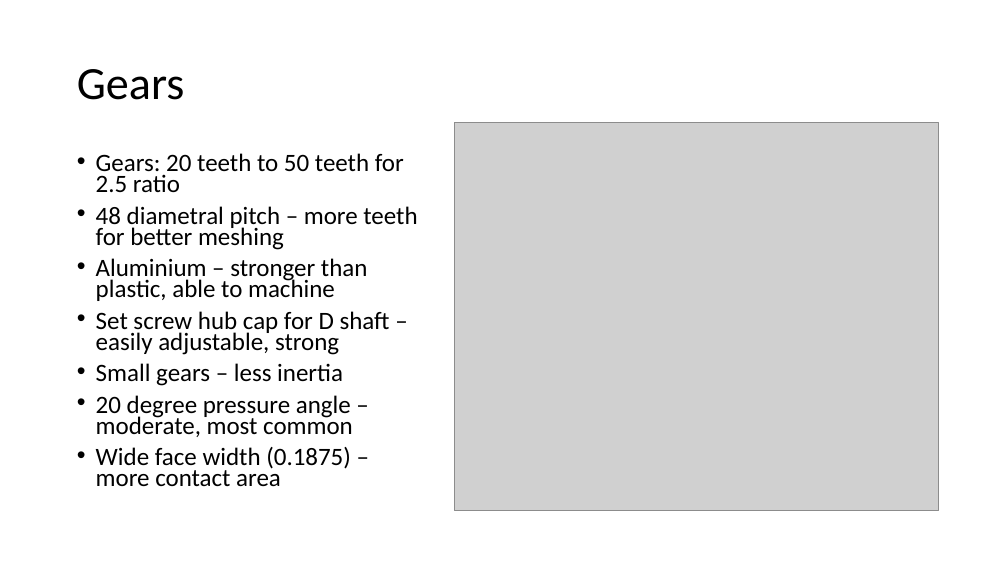
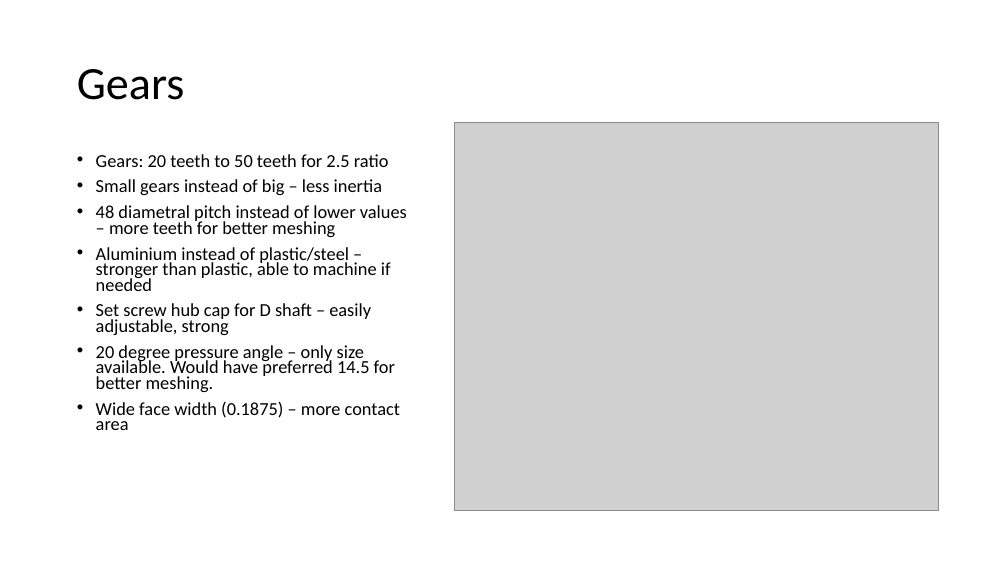
Before and after one commit to astawu/Transmission_TeamOh-, a slide deck: slide 3 of PRD/Zhong_Presentation.pptx. Drawn at 1008x567 pixels with LibreOffice and Linux fonts; fonts in the diff are those of the drawing; grey boxes stand for pictures. Boxes give left, top, right and bottom in pixels: in the first picture for what was removed or moved away, otherwise in the second. Text is boxed around its words. In the diff, an @@ line names an element or a change of style, - is before the commit and + after.

Commit message:
Updated powerpoint

```diff
--- a/PRD/Zhong_Presentation.pptx
+++ b/PRD/Zhong_Presentation.pptx
@@ text at box(96, 179, 407, 291): text changed; size 23.8 to 17.5 pt @@
-• 48 diametral pitch – more teeth for better meshing
-• Aluminium – stronger than plastic, able to machine
+• Small gears instead of big – less inertia
+• 48 diametral pitch instead of lower values – more teeth for better meshing
+• Aluminium instead of plastic/steel – stronger than plastic, able to machine if needed
@@ text at box(96, 154, 400, 430): size 23.8 to 17.5 pt in "Gears: 20 teeth to 50 teeth for ...", "Set screw hub cap for D shaft ...", "Wide face width (0.1875) – more contact ..." @@
@@ text at box(96, 345, 395, 392): text changed; size 23.8 to 17.5 pt @@
-• Small gears – less inertia
-• 20 degree pressure angle – moderate, most common
+• 20 degree pressure angle – only size available. Would have preferred 14.5 for better meshing.
```
Also in this commit, not shown: 3 other slides changed.
